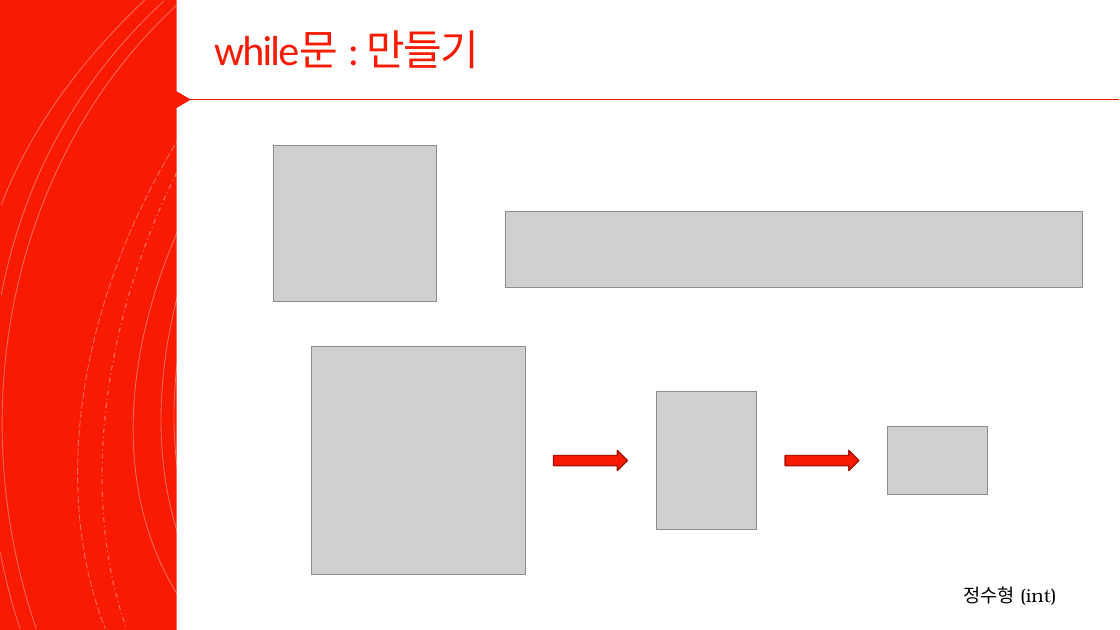
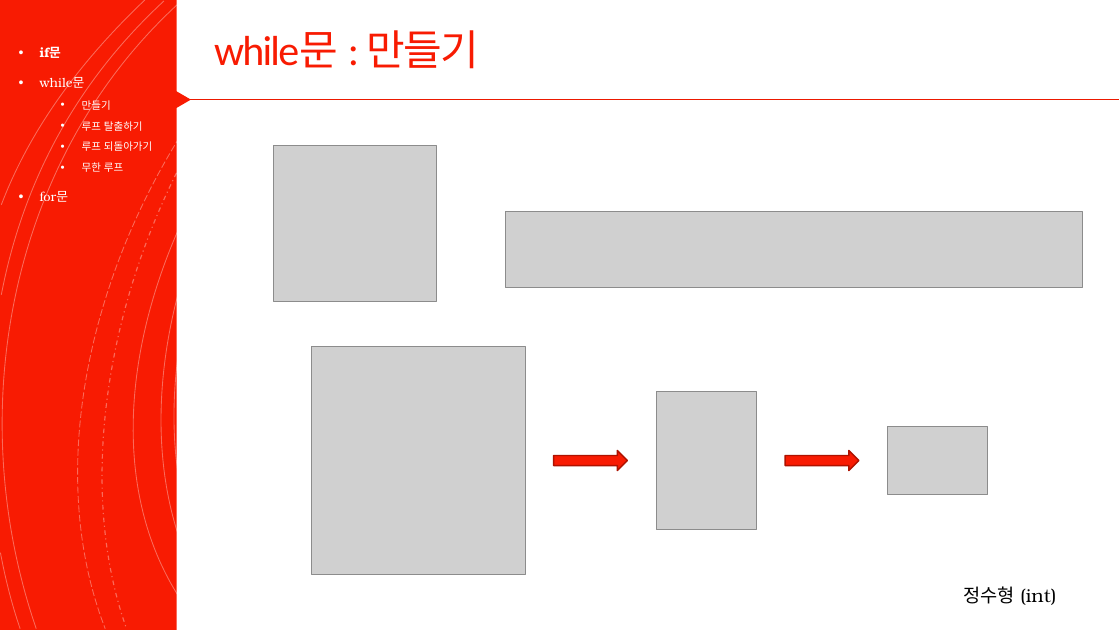
Before and after one commit to Valentine117/python_basic_class, a slide deck: slide 15 of 03장 프로그램의 구조를 쌓는다_제어문.pptx. Drawn at 1120x630 pixels with LibreOffice and Linux fonts; fonts in the diff are those of the drawing; grey boxes stand for pictures. Boxes give left, top, right and bottom in pixels: in the first picture for what was removed or moved away, otherwise in the second. Text is boxed around its words. In the diff, an @@ line names an element or a change of style, - is before the commit and + after.

```diff
--- a/03장 프로그램의 구조를 쌓는다_제어문.pptx
+++ b/03장 프로그램의 구조를 쌓는다_제어문.pptx
@@ text added at (x1=40, y1=46, x2=152, y2=205), 9 pt, text #FFFFFF @@
+• if문
+• while문
+  • 만들기
+  • 루프 탈출하기
+  • 루프 되돌아가기
+  • 무한 루프
+• for문
```
Also in this commit, not shown: 5 other slides changed, 3 slides added, 1 other file.
